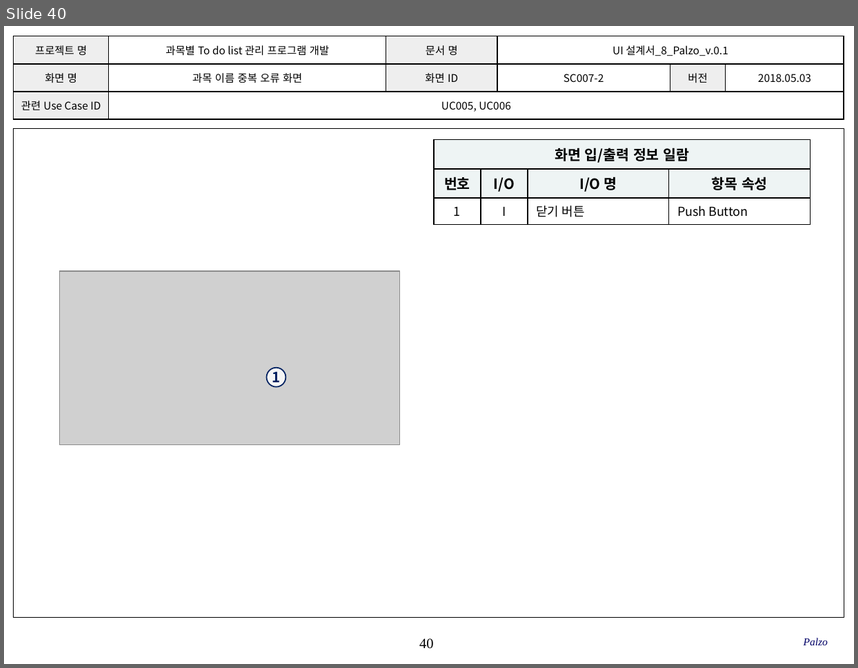
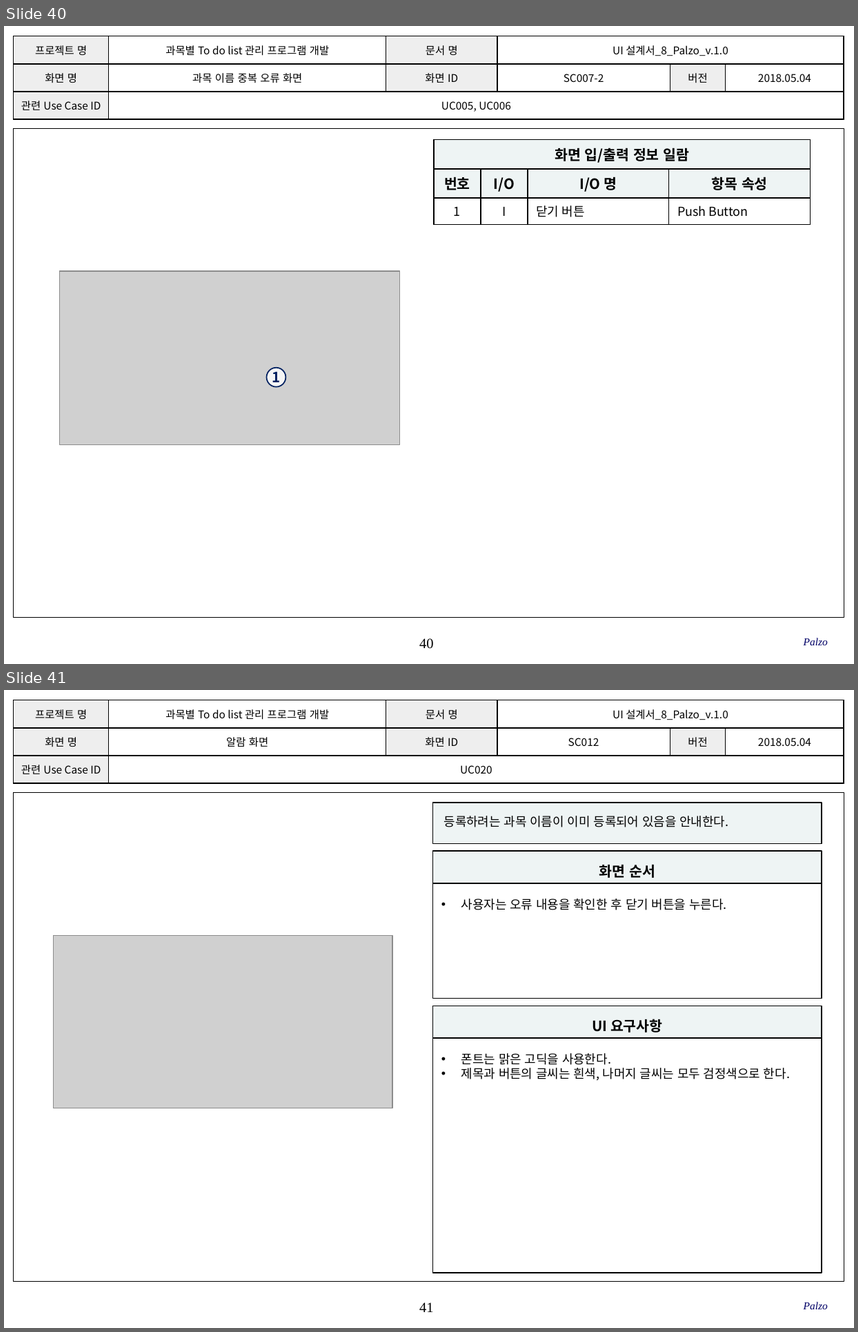
Before and after one commit to SMU-SE-Admin/18-1_8_PALZO_Doc, a slide deck: 03 설계/UI 설계서_8_Palzo.pptx. Shown one above the other, each under a label of ours: slide 40 before the commit, slides 40 and 41 after it. The pictures are 858x668 and 858x1332 pixels, drawn with LibreOffice and Linux fonts; fonts in the diff are those of the drawing; grey boxes stand for pictures; background and template pictures are left out. Boxes give left, top, right and bottom in pixels: in the first picture for what was removed or moved away, otherwise in the second. Text is boxed around its words. In the diff, an @@ line names an element or a change of style, - is before the commit and + after.

Commit message:
#1102 UI 설계서 작성
모든 항목 작성 완료

```diff
--- a/03 설계/UI 설계서_8_Palzo.pptx
+++ b/03 설계/UI 설계서_8_Palzo.pptx
@@ slide 41 added at bbox=[4, 690, 854, 1328], background #FFFFFF; not listed: 2 template elements that a slide beside it also shows @@
@@ table added at bbox=[14, 700, 843, 784], 3 rows, 6 columns @@
+프로젝트 명 | 과목별 To do list 관리 프로그램 개발 | 문서 명 | UI 설계서_8_Palzo_v.1.0 |  | 
+화면 명 | 알람 화면 | 화면 ID | SC012 | 버전 | 2018.05.04
+관련 Use Case ID | UC020 |  |  |  | 
@@ rectangle added at bbox=[433, 802, 822, 843], fill #EEF4F4, outline #000000 1 pt, 10.5 pt, text #000000 @@
+등록하려는 과목 이름이 이미 등록되어 있음을 안내한다.
@@ rectangle added at bbox=[433, 851, 822, 883], fill #EEF4F4, outline #000000 1 pt, 12 pt, text #000000, bold @@
+화면 순서
@@ rectangle added at bbox=[433, 883, 822, 998], fill #FFFFFF, outline #000000 1 pt, 10.5 pt, text #000000 @@
+• 사용자는 오류 내용을 확인한 후 닫기 버튼을 누른다.
@@ picture added at bbox=[53, 936, 392, 1108] @@
@@ rectangle added at bbox=[433, 1005, 822, 1038], fill #EEF4F4, outline #000000 1 pt, 12 pt, text #000000, bold @@
+UI 요구사항
@@ rectangle added at bbox=[433, 1038, 822, 1272], fill #FFFFFF, outline #000000 1 pt, 10.5 pt, text #000000 @@
+• 폰트는 맑은 고딕을 사용한다.
+• 제목과 버튼의 글씨는 흰색, 나머지 글씨는 모두 검정색으로 한다.
@@ text added at bbox=[804, 1301, 828, 1309], 9 pt, text #000066, italic @@
+Palzo
@@ slide 40 changed as well @@
@@ table at bbox=[14, 36, 843, 120] @@
-row 1, column 4: UI 설계서_8_Palzo_v.0.1
+row 1, column 4: UI 설계서_8_Palzo_v.1.0
-row 2, column 6: 2018.05.03
+row 2, column 6: 2018.05.04
```
Also in this commit, not shown: 36 other slides changed, 1 other slide added.
